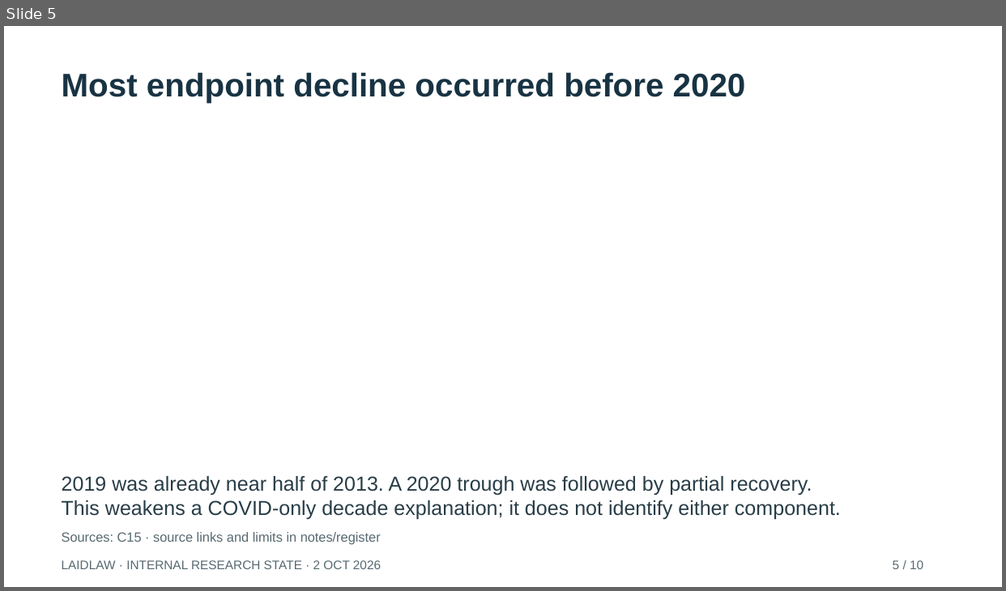
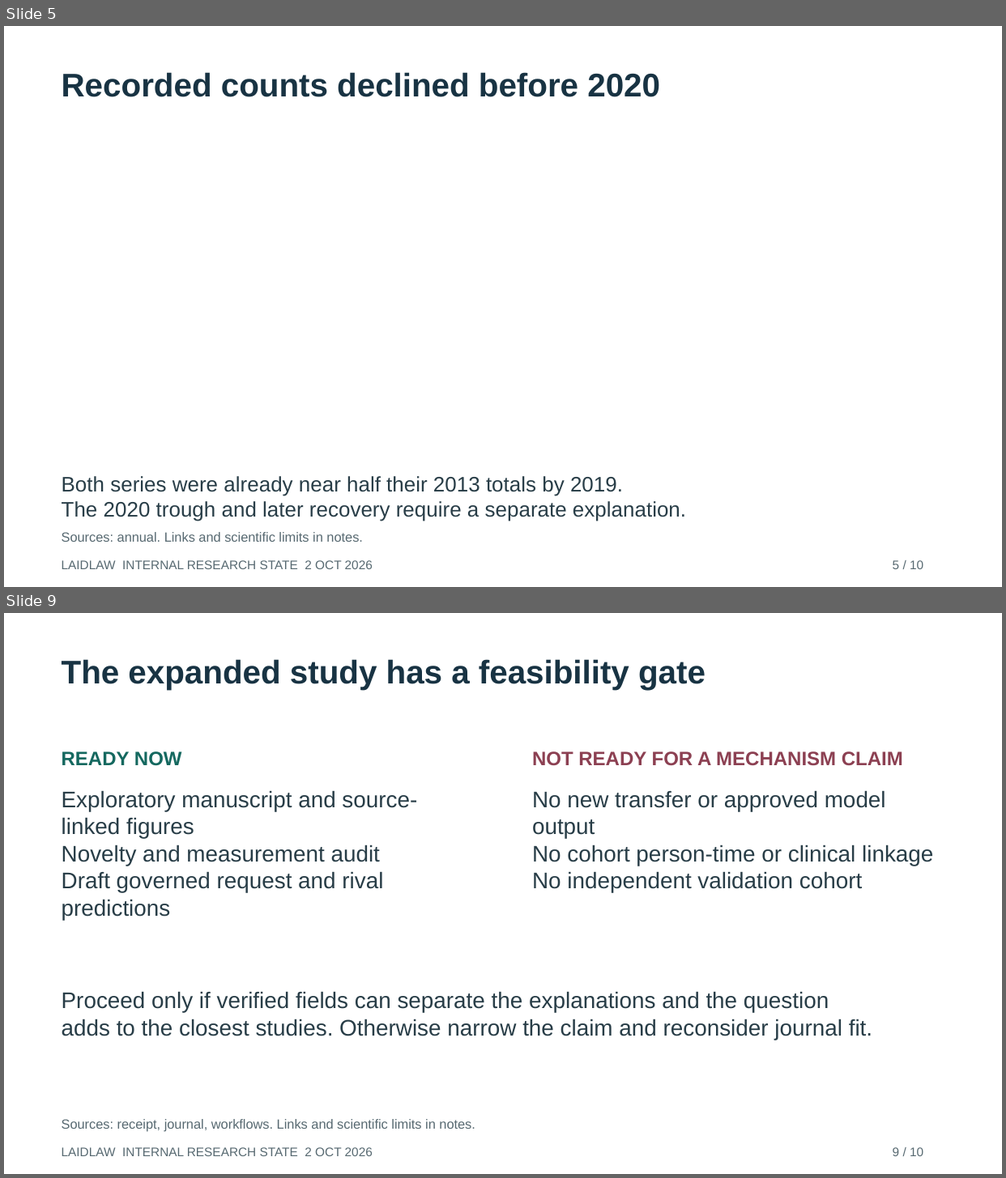
Before and after one commit to bobshenruililin/Laidlaw-Heat-Project, a slide deck: reports/auto_research/2026-10-02/Research_State_Briefing.pptx. Shown one above the other, each under a label of ours: slide 5 before the commit, slides 5 and 9 after it; the slides between them are not shown. The pictures are 1006x591 and 1006x1178 pixels, drawn with LibreOffice and Linux fonts; fonts in the diff are those of the drawing. Boxes give left, top, right and bottom in pixels: in the first picture for what was removed or moved away, otherwise in the second. Text is boxed around its words. In the diff, an @@ line names an element or a change of style, - is before the commit and + after.

Commit message:
Build evidence-led novelty, feasibility and manuscript packet

```diff
--- a/reports/auto_research/2026-10-02/Research_State_Briefing.pptx
+++ b/reports/auto_research/2026-10-02/Research_State_Briefing.pptx
@@ slide 9 added at (4,613,1002,1174), background #FFFFFF @@
@@ text added at (62,659,705,690), 31.5 pt, text #183343, bold @@
+The expanded study has a feasibility gate
@@ text added at (62,752,182,766), 18.8 pt, text #14685F, bold @@
+READY NOW
@@ text added at (532,752,903,766), 18.8 pt, text #8C4052, bold @@
+NOT READY FOR A MECHANISM CLAIM
@@ text added at (62,790,417,920), 21.8 pt, text #283D47 @@
+Exploratory manuscript and source-linked figures
+Novelty and measurement audit
+Draft governed request and rival predictions
@@ text added at (532,790,933,892), 21.8 pt, text #283D47 @@
+No new transfer or approved model output
+No cohort person-time or clinical linkage
+No independent validation cohort
@@ text added at (62,991,872,1040), 21.8 pt, text #283D47 @@
+Proceed only if verified fields can separate the explanations and the question
+adds to the closest studies. Otherwise narrow the claim and reconsider journal fit.
@@ text added at (62,1119,475,1132), 12.8 pt, text #576971 @@
+Sources: receipt, journal, workflows. Links and scientific limits in notes.
@@ text added at (62,1148,373,1157), 12 pt, text #576971 @@
+LAIDLAW INTERNAL RESEARCH STATE 2 OCT 2026
@@ text added at (893,1148,923,1157), 12 pt, text #576971 @@
+9 / 10
@@ slide 5 changed as well @@
@@ text at (62,72,660,97): text changed @@
-Most endpoint decline occurred before 2020
+Recorded counts declined before 2020
@@ text at (62,476,686,522): text changed; size 19.5 to 20.2 pt @@
-2019 was already near half of 2013. A 2020 trough was followed by partial recovery.
-This weakens a COVID-only decade explanation; it does not identify either component.
+Both series were already near half their 2013 totals by 2019.
+The 2020 trough and later recovery require a separate explanation.
@@ text at (62,532,363,542): text changed @@
-Sources: C15 · source links and limits in notes/register
+Sources: annual. Links and scientific limits in notes.
@@ text at (62,561,373,570): text changed @@
-LAIDLAW · INTERNAL RESEARCH STATE · 2 OCT 2026
+LAIDLAW INTERNAL RESEARCH STATE 2 OCT 2026
```
Also in this commit, not shown: 3 other slides changed, 5 other slides added, 6 slides removed, 49 other files.
